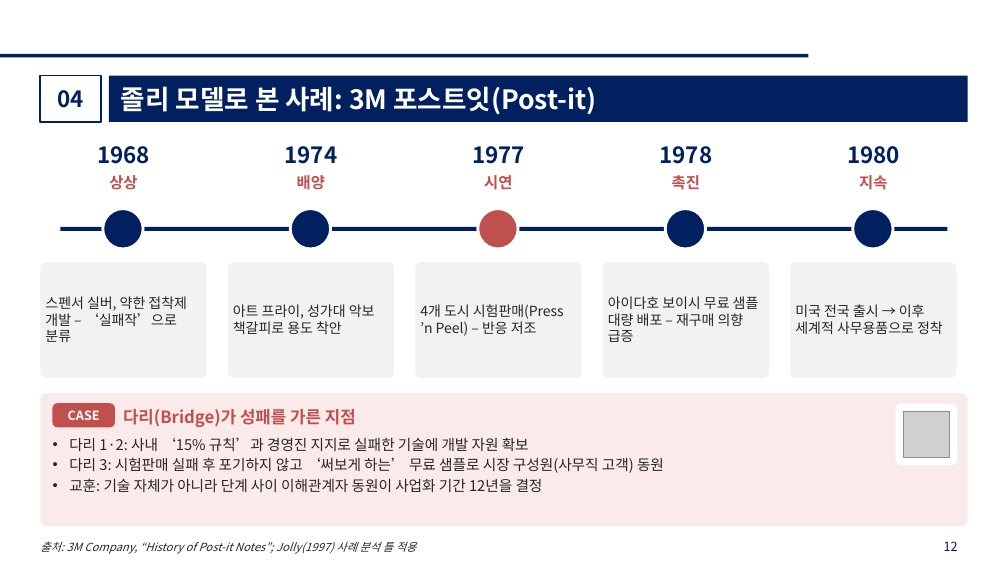
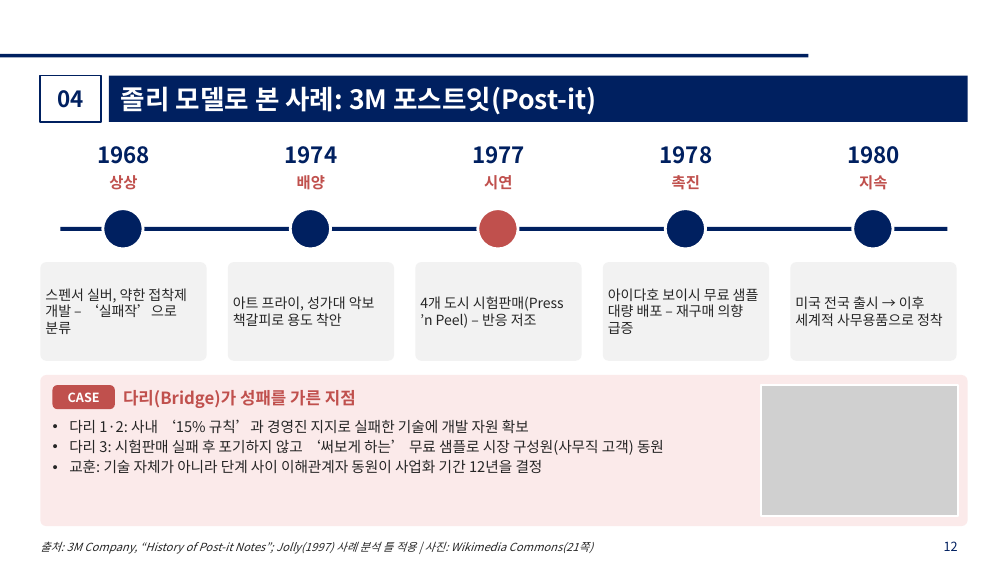
Before and after one commit to kicfseo-netizen/mini-web-toys, a slide deck: slide 12 of startup-theory-lecture/창업이론_강의자료.pptx. Drawn at 1008x567 pixels with LibreOffice and Linux fonts; fonts in the diff are those of the drawing; grey boxes stand for pictures; background and template pictures are left out. Boxes give left, top, right and bottom in pixels: in the first picture for what was removed or moved away, otherwise in the second. Text is boxed around its words. In the diff, an @@ line names an element or a change of style, - is before the commit and + after.

```diff
--- a/startup-theory-lecture/창업이론_강의자료.pptx
+++ b/startup-theory-lecture/창업이론_강의자료.pptx
@@ rounded rectangle: place and size @@
-rounded rectangle at bbox=[40, 262, 207, 378]
+rounded rectangle at bbox=[40, 262, 207, 361]
@@ text "스펜서 실버, 약한 접착제 개발 ...": place and size @@
-text "스펜서 실버, 약한 접착제 개발 ..." at bbox=[45, 296, 187, 342]
+text "스펜서 실버, 약한 접착제 개발 ..." at bbox=[45, 288, 187, 334]
@@ rounded rectangle: place and size @@
-rounded rectangle at bbox=[228, 262, 394, 378]
+rounded rectangle at bbox=[228, 262, 394, 361]
@@ text "아트 프라이, 성가대 악보 책갈피로 ...": place and size @@
-text "아트 프라이, 성가대 악보 책갈피로 ..." at bbox=[233, 304, 375, 334]
+text "아트 프라이, 성가대 악보 책갈피로 ..." at bbox=[233, 296, 375, 326]
@@ rounded rectangle: place and size @@
-rounded rectangle at bbox=[415, 262, 582, 378]
+rounded rectangle at bbox=[415, 262, 582, 361]
@@ text "4개 도시 시험판매(Press ’n Peel) ...": place and size @@
-text "4개 도시 시험판매(Press ’n Peel) ..." at bbox=[420, 304, 564, 336]
+text "4개 도시 시험판매(Press ’n Peel) ..." at bbox=[420, 296, 564, 328]
@@ rounded rectangle: place and size @@
-rounded rectangle at bbox=[603, 262, 769, 378]
+rounded rectangle at bbox=[603, 262, 769, 361]
@@ text "아이다호 보이시 무료 샘플 대량 ...": place and size @@
-text "아이다호 보이시 무료 샘플 대량 ..." at bbox=[608, 296, 759, 342]
+text "아이다호 보이시 무료 샘플 대량 ..." at bbox=[608, 288, 759, 334]
@@ proportions changed in 6 elements at bbox=[40, 375, 968, 526], bbox=[40, 262, 207, 361], bbox=[228, 262, 394, 361], bbox=[415, 262, 582, 361], bbox=[603, 262, 769, 361], bbox=[790, 262, 957, 361] @@
@@ rounded rectangle: place and size @@
-rounded rectangle at bbox=[790, 262, 957, 378]
+rounded rectangle at bbox=[790, 262, 957, 361]
@@ text "미국 전국 출시 → 이후 ...": place and size @@
-text "미국 전국 출시 → 이후 ..." at bbox=[795, 304, 943, 334]
+text "미국 전국 출시 → 이후 ..." at bbox=[795, 296, 943, 326]
@@ rounded rectangle: place and size @@
-rounded rectangle at bbox=[40, 393, 968, 526]
+rounded rectangle at bbox=[40, 375, 968, 526]
@@ text "CASE": place and size @@
-text "CASE" at bbox=[68, 410, 100, 420]
+text "CASE" at bbox=[68, 392, 100, 402]
@@ rounded rectangle: place and size @@
-rounded rectangle at bbox=[52, 403, 115, 427]
+rounded rectangle at bbox=[52, 385, 115, 409]
@@ text "다리(Bridge)가 성패를 가른 지점": place and size @@
-text "다리(Bridge)가 성패를 가른 지점" at bbox=[123, 409, 356, 427]
+text "다리(Bridge)가 성패를 가른 지점" at bbox=[123, 390, 356, 408]
@@ picture added at bbox=[761, 385, 958, 516] @@
@@ rectangle added at bbox=[761, 385, 958, 516], outline #FFFFFF 1.5 pt @@
@@ text "다리 1·2: 사내 ‘15% 규칙’과 ...": place and size @@
-text "다리 1·2: 사내 ‘15% 규칙’과 ..." at bbox=[69, 437, 664, 492]
+text "다리 1·2: 사내 ‘15% 규칙’과 ..." at bbox=[69, 419, 664, 473]
@@ rounded rectangle removed at bbox=[895, 403, 958, 466] @@
@@ picture removed at bbox=[903, 411, 950, 458] @@
@@ text at bbox=[40, 541, 593, 554]: text changed @@
-출처: 3M Company, “History of Post-it Notes”; Jolly(1997) 사례 분석 틀 적용
+출처: 3M Company, “History of Post-it Notes”; Jolly(1997) 사례 분석 틀 적용 | 사진: Wikimedia Commons(21쪽)
```
Also in this commit, not shown: 12 other slides changed, 1 slide added, 17 other files.
